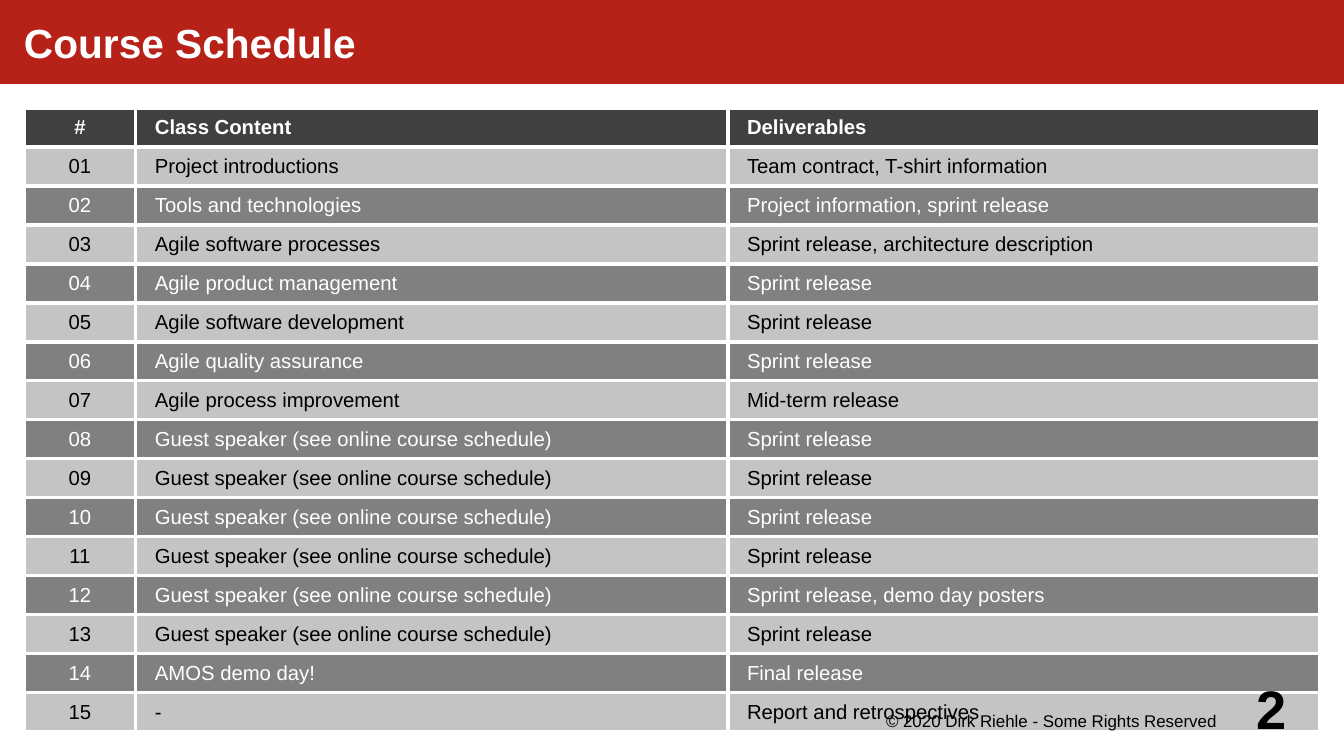
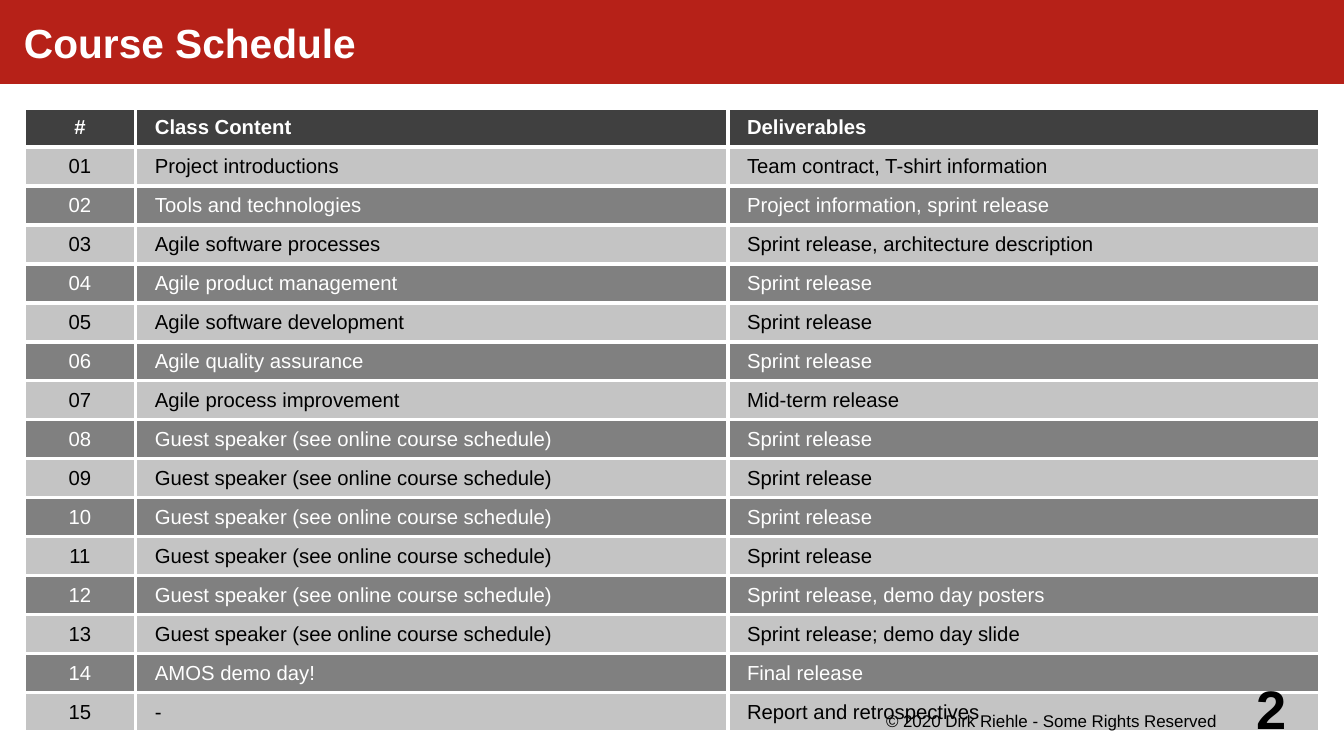
Before and after one commit to dirkriehle/amos-course, a slide deck: slide 2 of Lecture slides/AMOS A02 - Course Schedule.odp. Drawn at 1344x756 pixels with LibreOffice and Linux fonts; fonts in the diff are those of the drawing. Boxes give left, top, right and bottom in pixels: in the first picture for what was removed or moved away, otherwise in the second. Text is boxed around its words. In the diff, an @@ line names an element or a change of style, - is before the commit and + after.

Commit message:
Added clarificaton on team meeting slots and demo day slide

```diff
--- a/Lecture slides/AMOS A02 - Course Schedule.odp
+++ b/Lecture slides/AMOS A02 - Course Schedule.odp
@@ table at [24,109,1322,733] @@
-row 14, column 3: Sprint release
+row 14, column 3: Sprint release; demo day slide
```
Also in this commit, not shown: 3 other slides changed, 1 other file.
